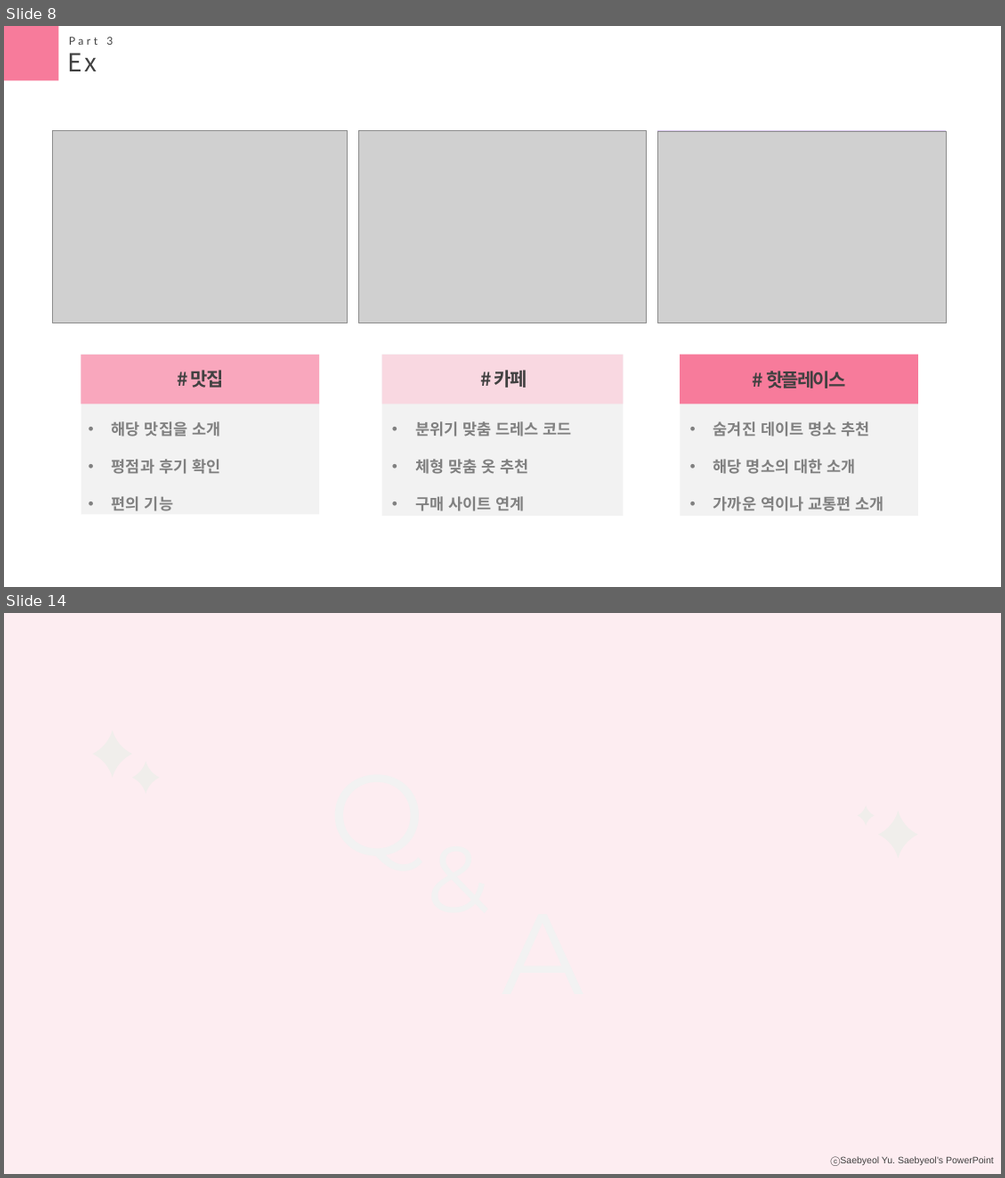
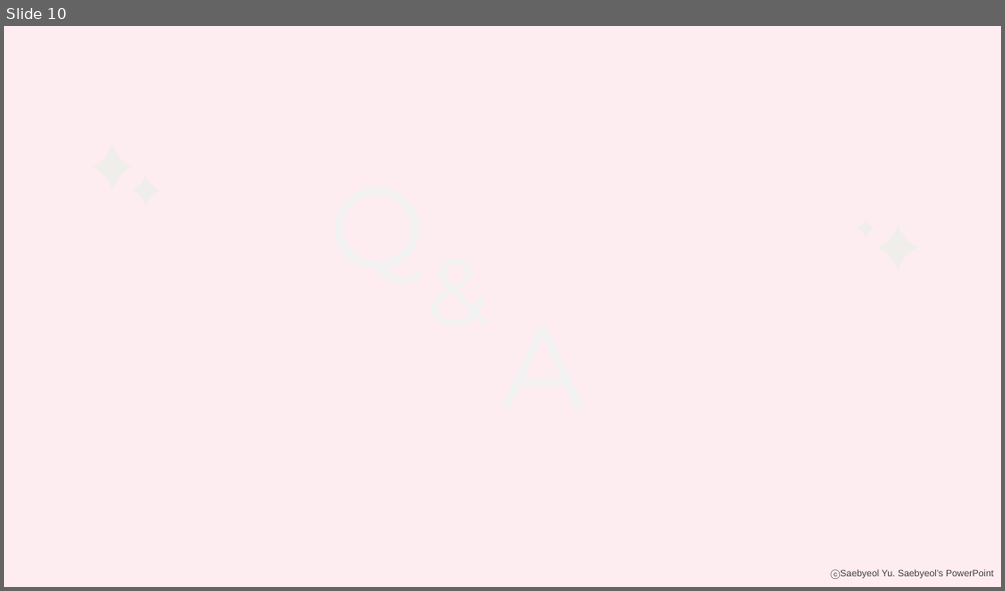
Before and after one commit to seasukmin/DateTeam, a slide deck: 박근모 - 메인/ppt.pptx. Shown one above the other, each under a label of ours: slides 8 and 14 before the commit, slide 10 after it; the slides between them are not shown. The pictures are 1005x1178 and 1005x591 pixels, drawn with LibreOffice and Linux fonts; fonts in the diff are those of the drawing; grey boxes stand for pictures; background and template pictures are left out. Boxes give left, top, right and bottom in pixels: in the first picture for what was removed or moved away, otherwise in the second. Text is boxed around its words. In the diff, an @@ line names an element or a change of style, - is before the commit and + after.

```diff
--- a/박근모 - 메인/ppt.pptx
+++ b/박근모 - 메인/ppt.pptx
@@ slide 8 removed at (4, 26, 1001, 587), background #FFFFFF @@
@@ rectangle removed at (4, 26, 58, 80) @@
@@ text removed at (69, 37, 113, 45) @@
-Part 3
@@ text removed at (67, 53, 97, 71) @@
-Ex
@@ group removed at (53, 130, 348, 515): 3 rectangles, 2 texts, 1 picture @@
-# 맛집
-• 해당 맛집을 소개
-• 평점과 후기 확인
-• 편의 기능
@@ group removed at (358, 130, 647, 516): 3 rectangles, 2 texts, 1 picture @@
-# 카페
-• 분위기 맞춤 드레스 코드
-• 체형 맞춤 옷 추천
-• 구매 사이트 연계
@@ group removed at (657, 130, 947, 516): 3 rectangles, 2 texts, 1 picture @@
-# 핫플레이스
-• 숨겨진 데이트 명소 추천
-• 해당 명소의 대한 소개
-• 가까운 역이나 교통편 소개
@@ what was slide 14 is now slide 10 @@
```
Also in this commit, not shown: 8 slides changed, 3 other slides removed, 5 other files.
